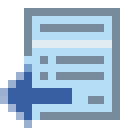
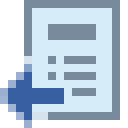
Two versions of the same layered image (128 x 128). Layer-by-layer changes:
painted on "Слой 1" over left=64, top=88, right=72, bottom=104
added layer "Слой 2" above "Слой 0" over left=24, top=0, right=120, bottom=120
hid "Слой 0" over left=24, top=8, right=112, bottom=120
